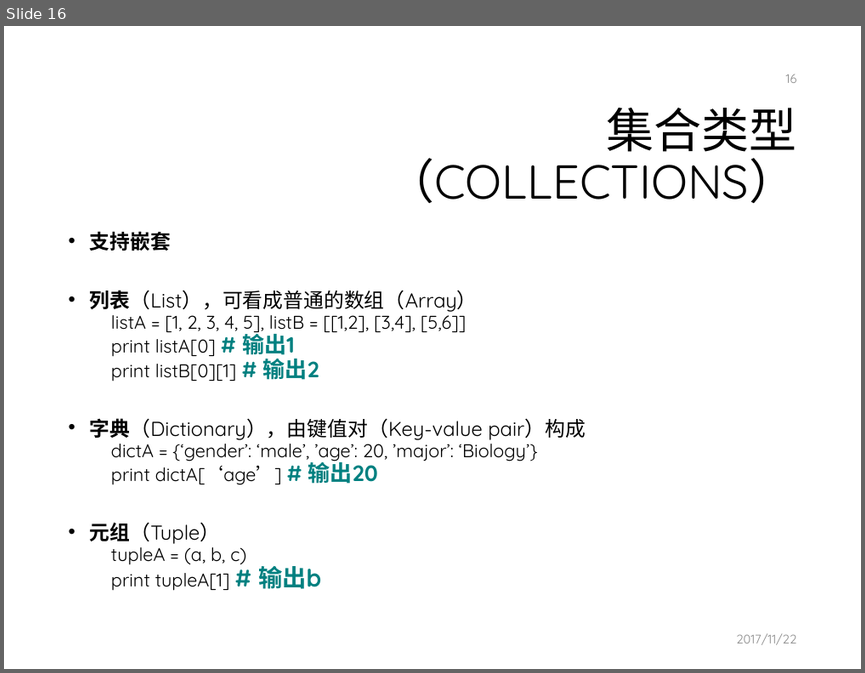
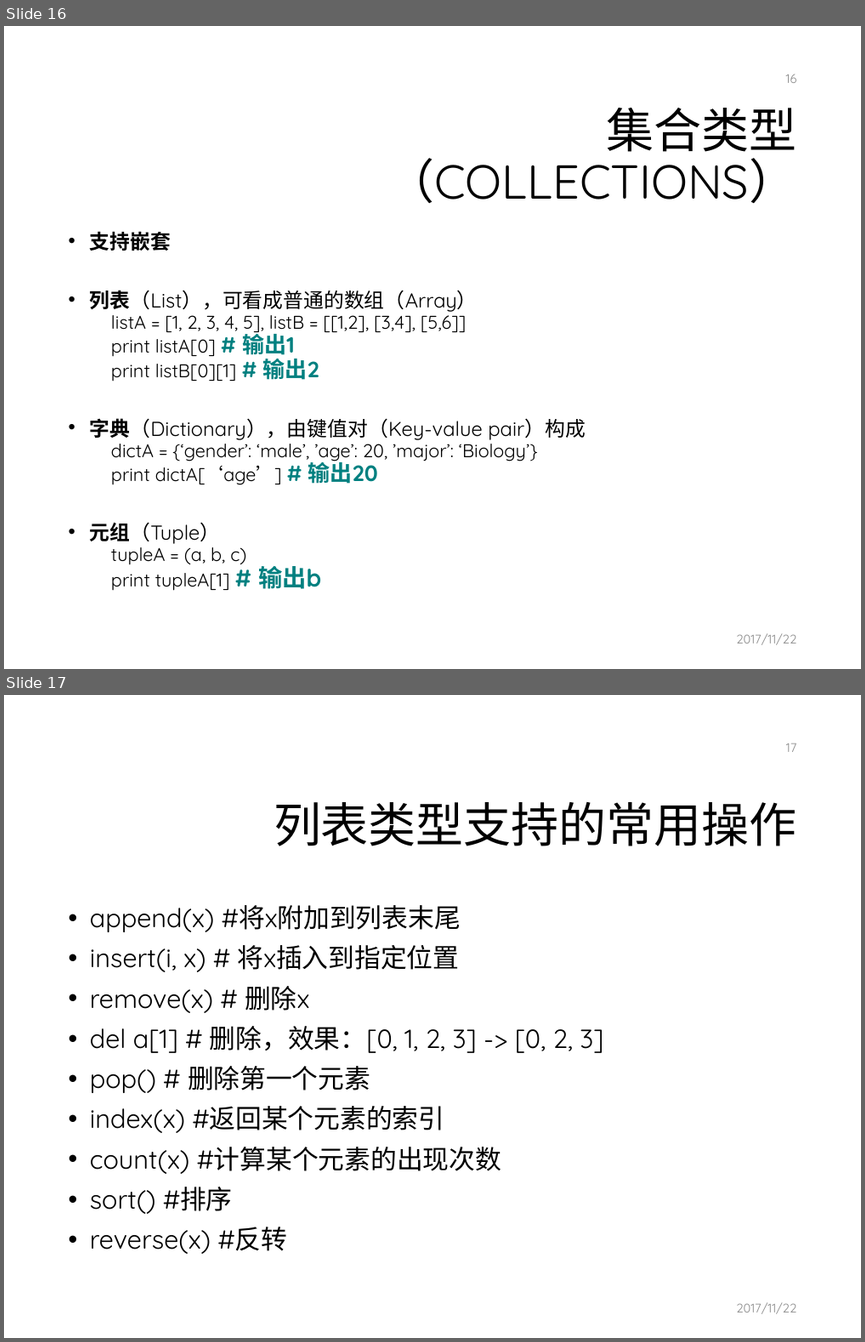
Before and after one commit to mcai/PythonTraining, a slide deck: intro_python_programming.pptx. Shown one above the other, each under a label of ours: slide 16 before the commit, slides 16 and 17 after it. The pictures are 865x673 and 865x1342 pixels, drawn with LibreOffice and Linux fonts; fonts in the diff are those of the drawing; background and template pictures are left out. Boxes give left, top, right and bottom in pixels: in the first picture for what was removed or moved away, otherwise in the second. Text is boxed around its words. In the diff, an @@ line names an element or a change of style, - is before the commit and + after.

Commit message:
Update slides.

```diff
--- a/intro_python_programming.pptx
+++ b/intro_python_programming.pptx
@@ slide 17 added at <box>4,695,861,1338</box>, background #FFFFFF @@
@@ page number added at <box>786,743,796,752</box>, 10.5 pt, text #8C8C8C @@
+17
@@ title added at <box>273,802,796,846</box>, 40 pt, text #000000 @@
+列表类型支持的常用操作
@@ text added at <box>90,905,603,1253</box>, 22 pt, text #000000 @@
+• append(x) #将x附加到列表末尾
+• insert(i, x) # 将x插入到指定位置
+• remove(x) # 删除x
+• del a[1] # 删除，效果：[0, 1, 2, 3] -> [0, 2, 3]
+• pop() # 删除第一个元素
+• index(x) #返回某个元素的索引
+• count(x) #计算某个元素的出现次数
+• sort() #排序
+• reverse(x) #反转
@@ text added at <box>736,1302,796,1314</box>, 10.5 pt, text #8C8C8C @@
+2017/11/22
```
